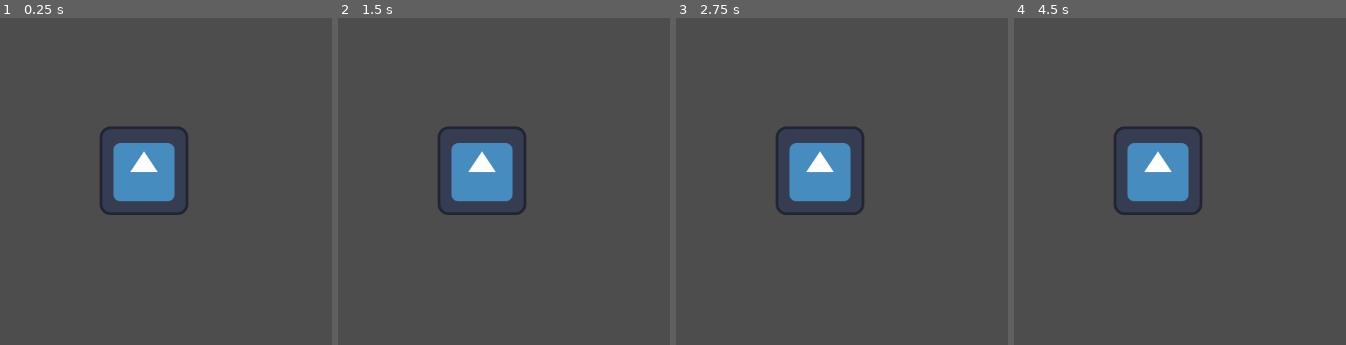
Above: before the commit, frames 1-4 (left to right).
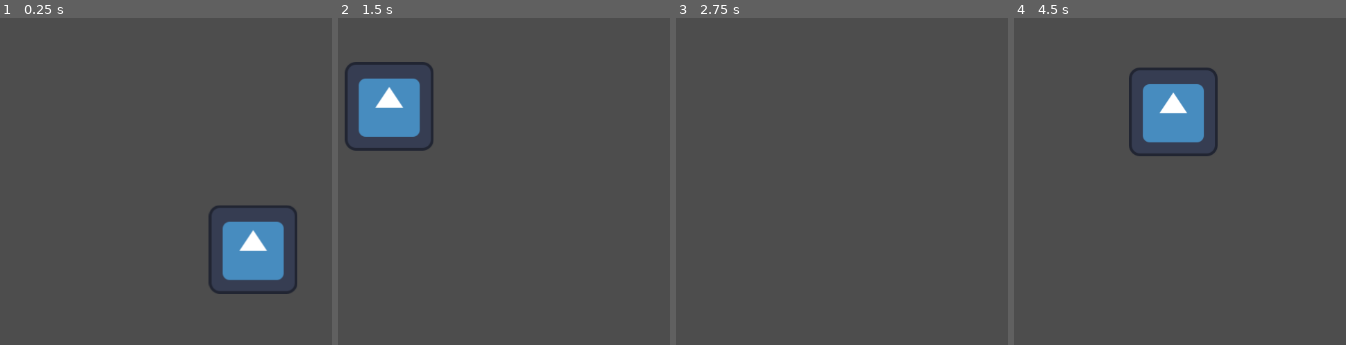
Above: after the commit, the same moments.

Repository: TrueSgtMonkey/RunActionOncePerKeyPressGodot
Game: Godot game, scene res://input_press.tscn
Two runs of this game, one before a commit and one after it. Both use one fixed random seed, a clock stepped at 60 frames per second and the inputs below. The engine's default icon, where the game draws it, is replaced by a stand-in: a white triangle on a blue panel in a dark square.
Inputs:
- Up to frame 1 (0.25 s): no input
- Up to frame 2 (1.5 s): hold P (toggle_visible, bound only after the commit) 0.53-1.28 s; tap Enter at 1.25 s; tap P (toggle_visible, bound only after the commit) at 1.35 s
- Up to frame 3 (2.75 s): hold P (toggle_visible, bound only after the commit) from 2.03 s (still down)
- Up to frame 4 (4.5 s): tap Space at 2.75 s; release P (toggle_visible, bound only after the commit) at 2.78 s; tap P (toggle_visible, bound only after the commit) at 2.85, 4.35 s; hold P (toggle_visible, bound only after the commit) 3.53-4.28 s; tap Enter at 4.25 s

The runs differ from the first frame. In frame 1, 8.7% of the frame differs, in the area x 30-90%, y 33-85%; in frame 2, 8.6%; in frame 3, 4.3%; in frame 4, 8.0%.

Commit message:
before tutorial

Diff:
--- a/ToggleVisible.gd
+++ b/ToggleVisible.gd
@@ -1,4 +1,41 @@
 extends Sprite2D
 
+const MAX_RADIUS : float = 200.0
+const MIN_RADIUS : float = 50.0
+
+@export var radius : float = 200.0
+@export var speed : float = 2.5
+@export var radiusIncreaseSpeed : float = 25.0
+
+var add : float = 0.0
+var originalPosition : Vector2
+var isDecreasing : bool = false
+
+func _ready():
+  originalPosition = position
+
 func _input(event):
-  print("test")
+  if event.is_action_pressed("toggle_visible"):
+    visible = !visible
+
+func _physics_process(delta):
+  spinSprite(delta)
+
+func spinSprite(delta : float):
+  add += delta
+  var xAdd : float = cos(add * speed) * radius
+  var yAdd : float = sin(add * speed) * radius
+
+  position.x = originalPosition.x + xAdd
+  position.y = originalPosition.y + yAdd
+
+  if radius <= MIN_RADIUS:
+    isDecreasing = false
+  elif radius >= MAX_RADIUS:
+    isDecreasing = true
+
+  if isDecreasing:
+    radius += delta * -radiusIncreaseSpeed
+  else:
+    radius += delta * radiusIncreaseSpeed
+  print(radius)
--- a/project.godot
+++ b/project.godot
@@ -14,3 +14,11 @@
 run/main_scene="res://input_press.tscn"
 config/features=PackedStringArray("4.1", "Forward Plus")
 config/icon="res://icon.svg"
+
+[input]
+
+toggle_visible={
+"deadzone": 0.5,
+"events": [Object(InputEventKey,"resource_local_to_scene":false,"resource_name":"","device":0,"window_id":0,"alt_pressed":false,"shift_pressed":false,"ctrl_pressed":false,"meta_pressed":false,"pressed":false,"keycode":0,"physical_keycode":80,"key_label":0,"unicode":0,"echo":false,"script":null)
+]
+}
